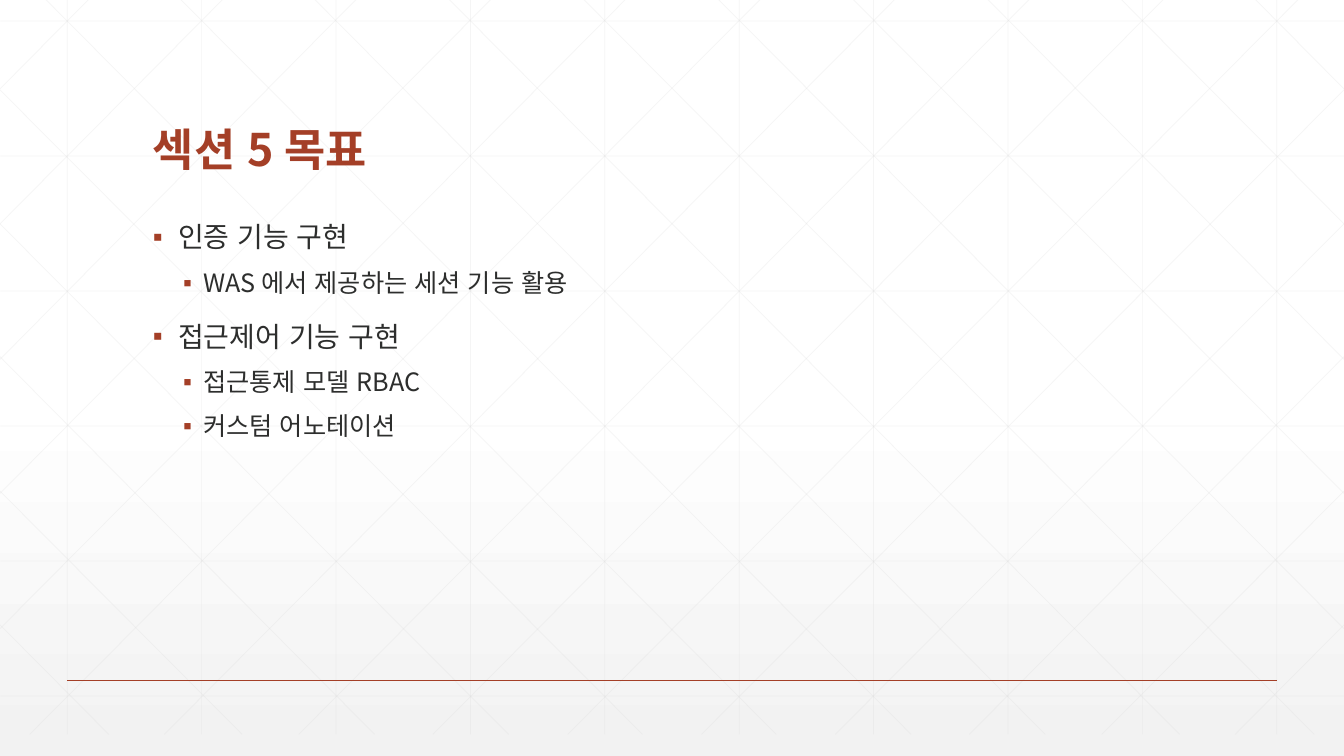
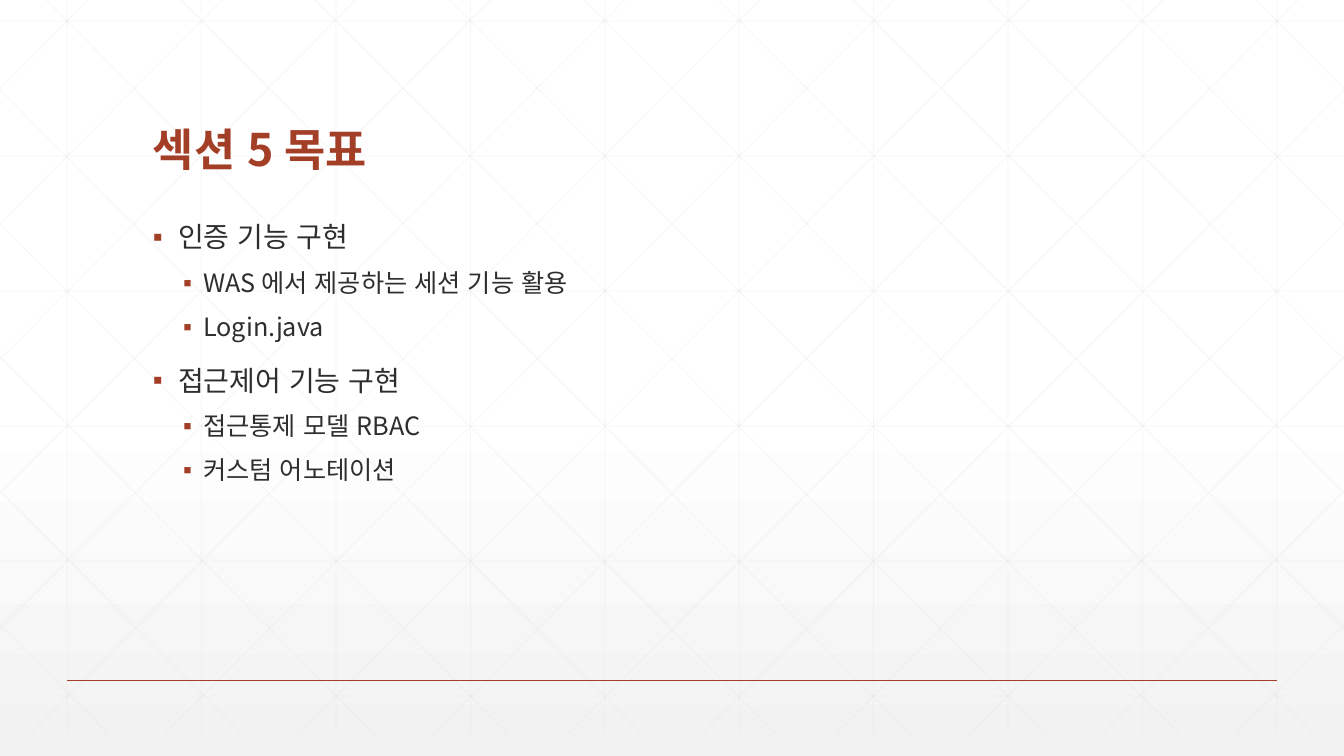
Before and after one commit to zeroshift01/code5, a slide deck: slide 2 of inflearn05/doc/5.인증과 접근제어 기능을 구현합니다..pptx. Drawn at 1344x756 pixels with LibreOffice and Linux fonts; fonts in the diff are those of the drawing. Boxes give left, top, right and bottom in pixels: in the first picture for what was removed or moved away, otherwise in the second. Text is boxed around its words. In the diff, an @@ line names an element or a change of style, - is before the commit and + after.

```diff
--- a/inflearn05/doc/5.인증과 접근제어 기능을 구현합니다..pptx
+++ b/inflearn05/doc/5.인증과 접근제어 기능을 구현합니다..pptx
@@ text at (203, 316, 324, 342): paragraph added @@
+  ▪ Login.java
```
Also in this commit, not shown: 3 other slides changed, 3 other files.
